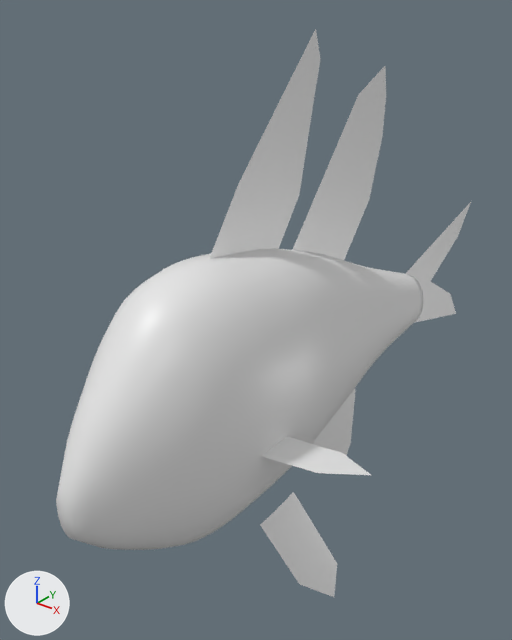
An edit to the glTF model apps/web/public/assets/fish/banggai-cardinalfish/lod0.glb, drawn before and after from the same camera.
Both versions are drawn from a camera (50 mm lens) standing at (0.0286, -0.0367, 0.0266) and looking at (-0.0042, 0.0043, 0.0011). The lights are fixed; the arrows at lower left show +X, +Y and +Z. The older version comes first.

Objects in the first picture: 'banggai-cardinalfish'.
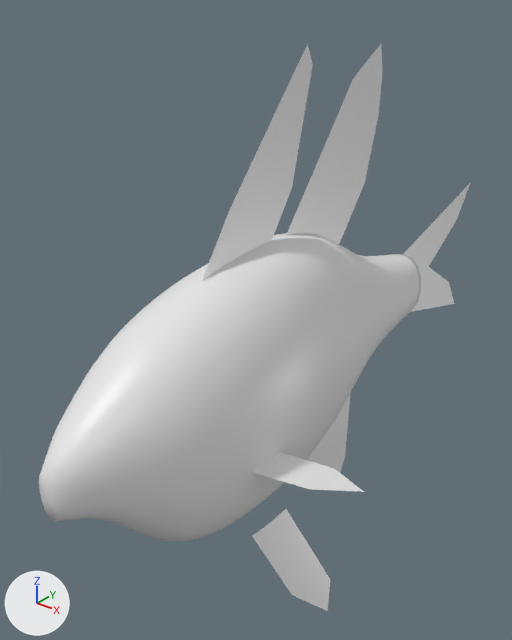
Commit message: fix(assets): fit banggai loft to the photo silhouette

What the commit changed:
me_banggai_cardinalfish is used by ob_banggai_cardinalfish; location (0.0, 0.0, 0.0).
me_banggai_cardinalfish had 1778 vertices, 3264 faces and spanned x -0.0108..0.0108, y -0.0185..0.0364, z -0.0179..0.0234.
me_banggai_cardinalfish now has 1778 vertices, 3264 faces and spans x -0.0108..0.0108, y -0.0194..0.0355, z -0.0186..0.0225.
me_banggai_cardinalfish part 1: the loose piece of 78 vertices spanning x 0.0045..0.0077, y -0.0062..0.0008, z -0.0179..-0.008 is multiplied about its middle by the matrix ((1.0, 0.0, 0.0), (0.0, 1.0, 0.0), (-1.005, -0.144, 0.63)), then moved by (0.0, -0.0009, -0.0007).
me_banggai_cardinalfish part 2: the loose piece of 78 vertices spanning x 0.0045..0.0108, y -0.0074..-0.0021, z -0.0034..-0.0013 is moved by (0.0, -0.0009, -0.0008).
me_banggai_cardinalfish part 3: 1466 of 1778 vertices moved; they spanned x -0.0054..0.0054, y -0.0185..0.0364, z -0.0162..0.0234 and now span x -0.0054..0.0054, y -0.0194..0.0355, z -0.0177..0.0225; mean shift (0.0, -0.0009, 0.0005); largest move (0.0, -0.0159, -0.0057) -> (0.0, -0.0168, -0.0026).
Other edits to the shape of me_banggai_cardinalfish do not show in these pictures.

Changed parts and their boxes (x1, y1, x2, y2) in the pictures (512 x 640 px; the box of a moved part takes in the faces that stretch with it):
'banggai-cardinalfish', reshaped: before (56, 29, 471, 597); after (39, 44, 471, 611)
part 1 of me_banggai_cardinalfish, moved or reshaped: before (260, 492, 337, 597); after (252, 509, 330, 611)
part 2 of me_banggai_cardinalfish, moved or reshaped: before (261, 437, 371, 475); after (253, 452, 364, 492)
part 3 of me_banggai_cardinalfish, moved or reshaped: before (56, 29, 471, 550); after (39, 44, 471, 541)
